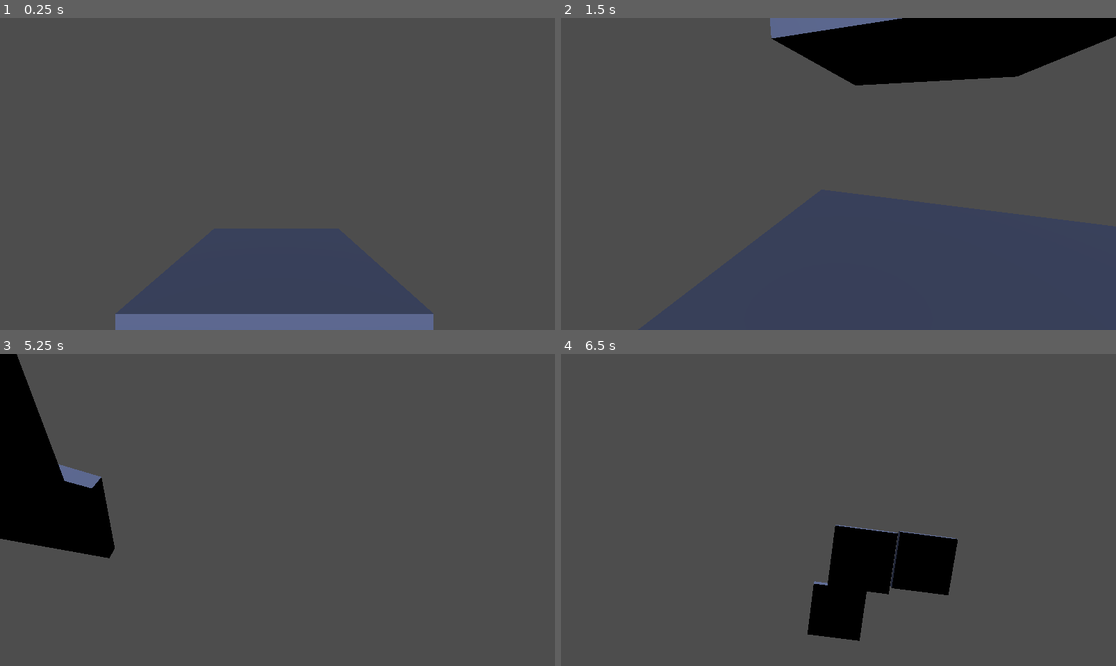
Above: before the commit, frames 1-4 (two rows, left to right).
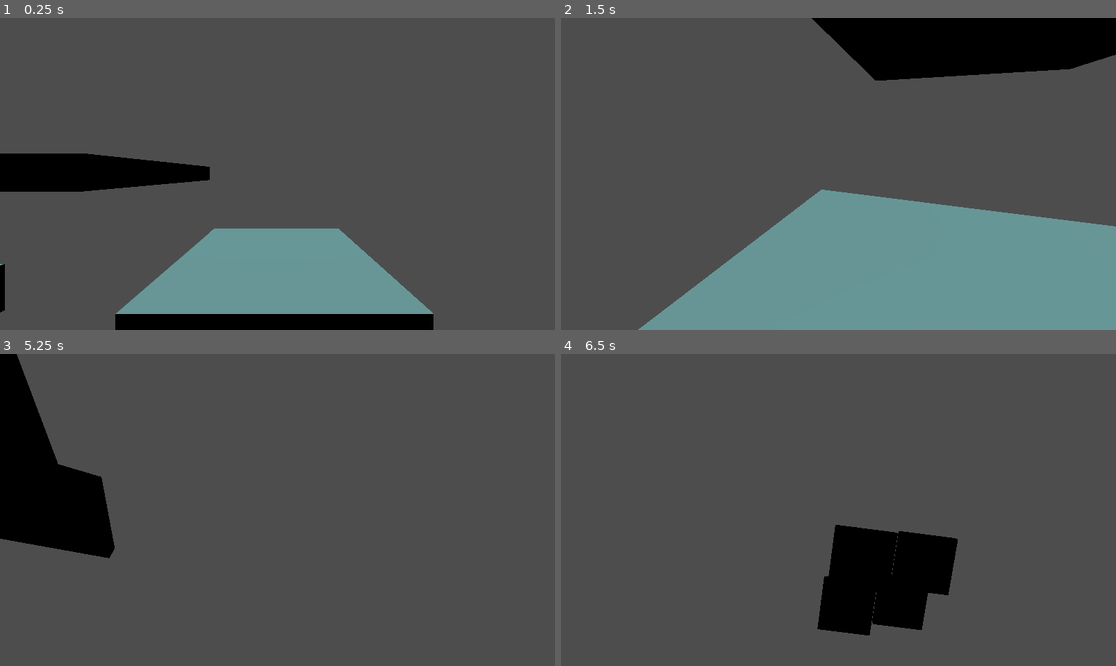
Above: after the commit, the same moments.

Repository: cogames-gaming/3d-platformer-template
Game: Godot game, scene res://src/world.tscn
Two runs of this game, one before a commit and one after it. Both use one fixed random seed, a clock stepped at 60 frames per second and the inputs below.
Inputs (mouse positions are in pixels of both pictures, inside the frame that each line leads up to):
- Up to frame 1 (0.25 s): no input
- Up to frame 2 (1.5 s): tap Enter (ui_accept) at 0.5, 0.77 s; move the mouse to (960, 158) at 0.52 s; hold D (right) 0.53-1.28 s; move the mouse to (727, 189) at 1.27 s; hold S (down) from 1.28 s (still down)
- Up to frame 3 (5.25 s): tap Enter (ui_accept) at 1.52, 2.75, 3.02, 3.5, 3.77, 4.25, 4.52, 5 s; move the mouse to (333, 441) at 2.02 s; release S (down) at 2.03 s; hold D (right) 2.03-2.78 s; move the mouse to (249, 572) at 2.77 s; hold Up (ui_up) 2.78-3.53 s; move the mouse to (444, 556) at 3.52 s; hold A (left) 3.53-5.03 s; move the mouse to (111, 463) at 4.27 s; move the mouse to (305, 510) at 5.02 s; hold S (down) from 5.03 s (still down)
- Up to frame 4 (6.5 s): move the mouse to (755, 432) at 5.77 s; release S (down) at 5.78 s; hold D (right) from 5.78 s (still down); tap Enter (ui_accept) at 6.02 s

The runs differ from the first frame. In frame 1, 18% of the frame differs, in the area x 0-79%, y 43-100%; in frame 2, 31%, in the area x 13-100%, y 0-100%; in frame 3, 0.3%; in frame 4, 1.9%.

Commit message:
4 platforms
edit in src\world.tscn
added a platform

edit in project.godot
This diff contains a change in line endings from 'LF' to 'CRLF'.

Diff:
--- a/project.godot
+++ b/project.godot
@@ -11,10 +11,10 @@
 [application]
 
 config/name="demo project platformer"
+config/tags=PackedStringArray("3d", "in_development", "platformer", "template")
 run/main_scene="uid://ddy3d3ccwlhst"
 config/features=PackedStringArray("4.4", "Forward Plus")
 config/icon="res://icon.svg"
-config/tags=PackedStringArray("3d", "in_development", "platformer", "template")
 
 [input]
 
--- a/src/world.tscn
+++ b/src/world.tscn
@@ -13,13 +13,16 @@
 transform = Transform3D(1, 0, 0, 0, 1, 0, 0, 0, 1, -0.0824845, 2.5865, -11.4065)
 
 [node name="platform3" parent="." instance=ExtResource("1_xlegt")]
-transform = Transform3D(1, 0, 0, 0, 1, 0, 0, 0, 1, -12.1237, 5, 2.35287)
+transform = Transform3D(1, 0, 0, 0, 1, 0, 0, 0, 1, -10.8803, 5.03323, 0.588722)
+
+[node name="platform4" parent="." instance=ExtResource("1_xlegt")]
+transform = Transform3D(1, 0, 0, 0, 1, 0, 0, 0, 1, -10.0934, 7.51641, -10.3572)
 
 [node name="Player" parent="." instance=ExtResource("2_0qwtu")]
 transform = Transform3D(1, 0, 0, 0, 1, 0, 0, 0, 1, 0.00966156, 7.17702, 0.0154999)
 
-[node name="DirectionalLight3D" type="DirectionalLight3D" parent="Player"]
-transform = Transform3D(1, 0, 0, 0, 0.938427, 0.345478, 0, -0.345478, 0.938427, -4.34145, 2.63995, -8.37089)
-light_color = Color(0.659159, 0.738413, 1, 1)
-light_bake_mode = 0
+[node name="DirectionalLight3D" type="DirectionalLight3D" parent="."]
+transform = Transform3D(1, 0, 0, 0, -0.094925, 0.995484, 0, -0.995484, -0.094925, -5.4579, 17.1366, -15.7963)
+light_color = Color(0.701961, 1, 1, 1)
+shadow_enabled = true
 sky_mode = 1
